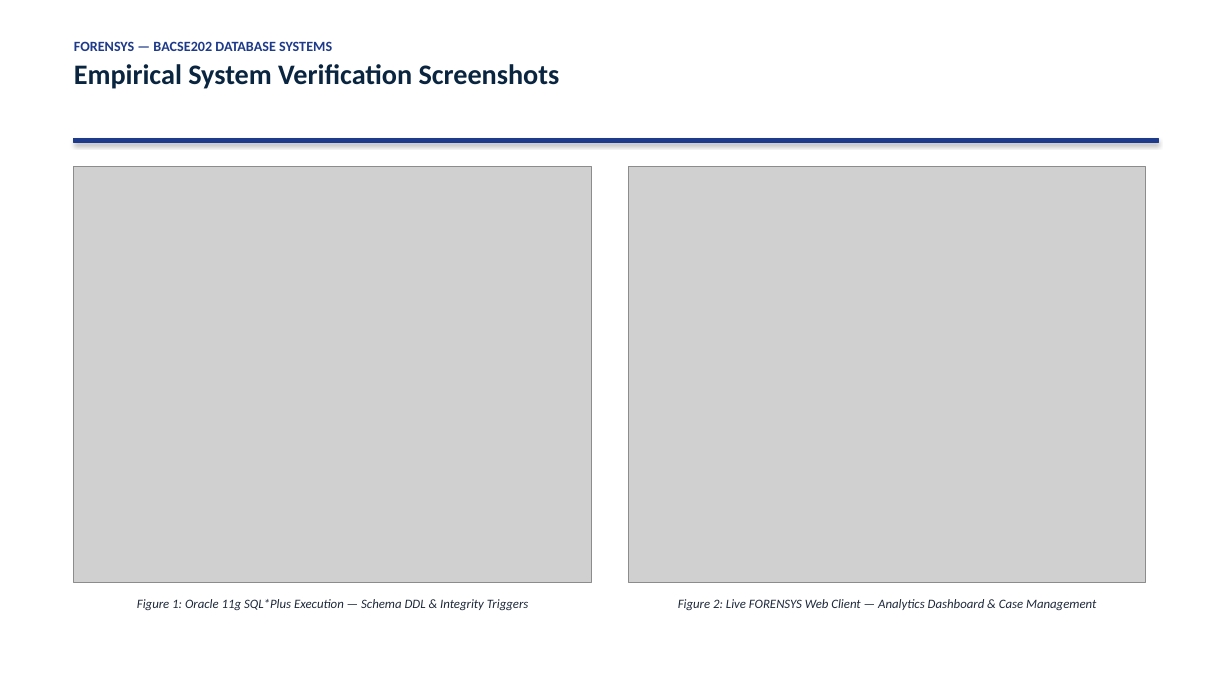
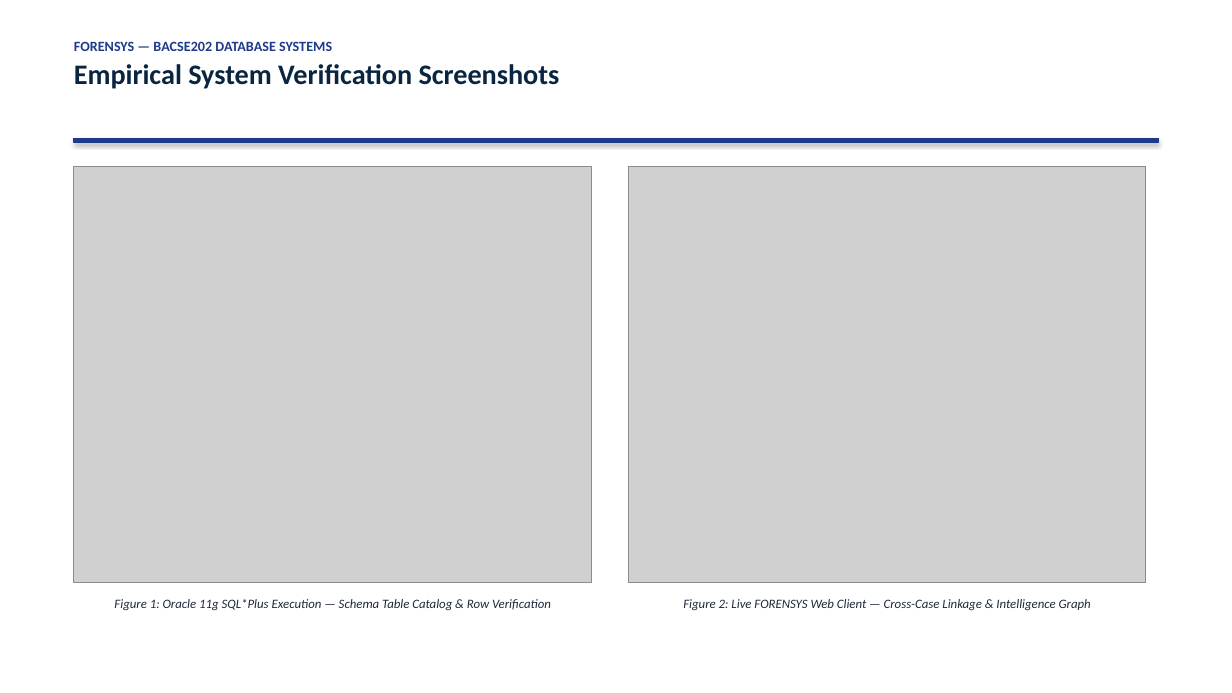
Before and after one commit to Aith-7799/ForenSys, a slide deck: slide 16 of docs/FORENSYS_DA3_Presentation.pptx. Drawn at 1232x693 pixels with LibreOffice and Linux fonts; fonts in the diff are those of the drawing; grey boxes stand for pictures. Boxes give left, top, right and bottom in pixels: in the first picture for what was removed or moved away, otherwise in the second. Text is boxed around its words. In the diff, an @@ line names an element or a change of style, - is before the commit and + after.

Commit message:
docs: update project report and presentation with verified ER, Oracle, MongoDB Atlas, and UI screenshots

```diff
--- a/docs/FORENSYS_DA3_Presentation.pptx
+++ b/docs/FORENSYS_DA3_Presentation.pptx
@@ text at [114,599,551,610]: text changed @@
-Figure 1: Oracle 11g SQL*Plus Execution — Schema DDL & Integrity Triggers
+Figure 1: Oracle 11g SQL*Plus Execution — Schema Table Catalog & Row Verification
@@ text at [683,599,1091,610]: text changed @@
-Figure 2: Live FORENSYS Web Client — Analytics Dashboard & Case Management
+Figure 2: Live FORENSYS Web Client — Cross-Case Linkage & Intelligence Graph
```
Also in this commit, not shown: 17 other files.
